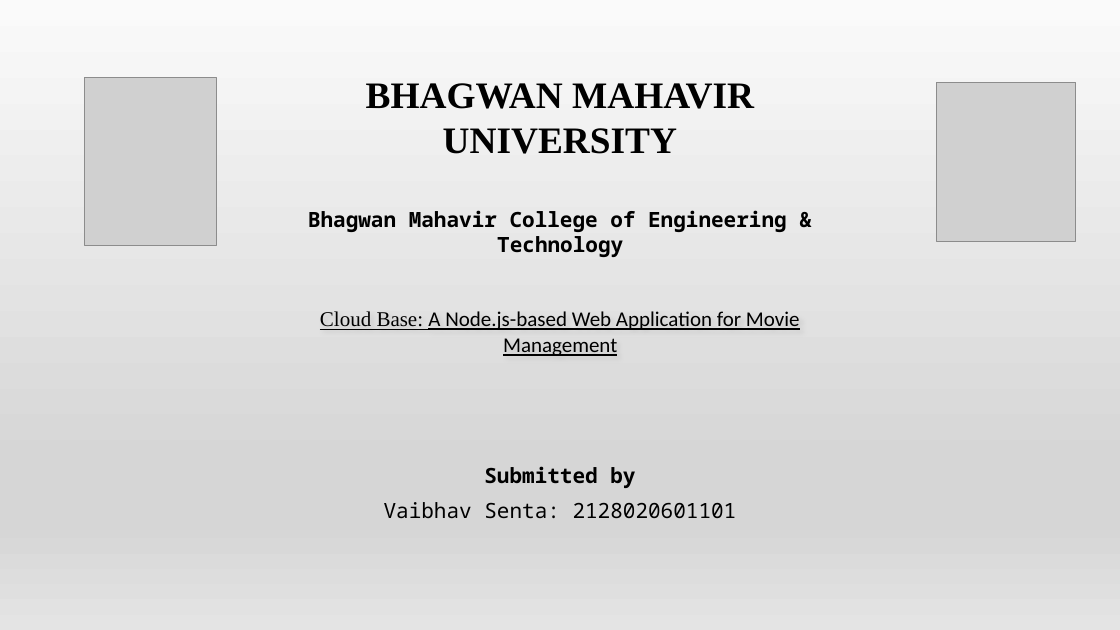
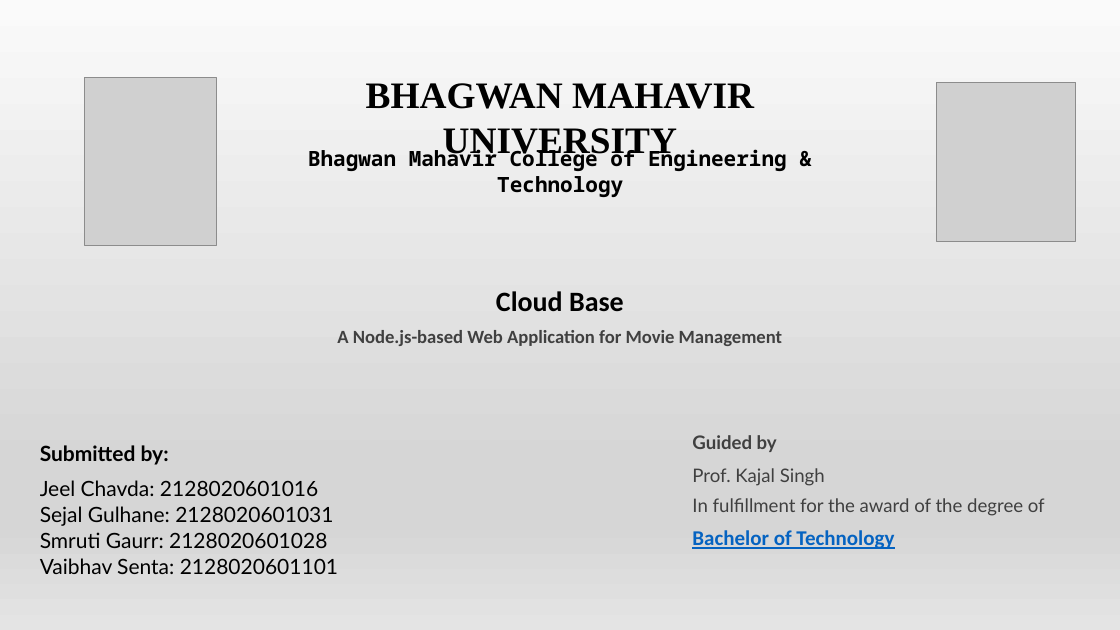
Before and after one commit to VaibhavSenta/Cloud-Base, a slide deck: slide 1 of Documentation/Vaibhav Senta - 2128020601101.pptx. Drawn at 1120x630 pixels with LibreOffice and Linux fonts; fonts in the diff are those of the drawing; grey boxes stand for pictures. Boxes give left, top, right and bottom in pixels: in the first picture for what was removed or moved away, otherwise in the second. Text is boxed around its words. In the diff, an @@ line names an element or a change of style, - is before the commit and + after.

```diff
--- a/Documentation/Vaibhav Senta - 2128020601101.pptx
+++ b/Documentation/Vaibhav Senta - 2128020601101.pptx
@@ text "Bhagwan Mahavir College of Engineering ..." rewrapped from [308,210,787,257] to [308,146,787,197] @@
@@ text "Cloud Base" at [337,291,782,346]: vertical alignment top to middle @@
@@ text at [337,291,782,346]: text changed; size 18 to 16 pt; text colour #000000 to #404040; bold on @@
-Cloud Base: A Node.js-based Web Application for Movie Management
+Cloud Base
+A Node.js-based Web Application for Movie Management
@@ text at [40,445,169,465]: text changed; font Noto Sans Mono to Lato @@
-Submitted by
+Submitted by:
@@ text added at [692,435,777,452], 16 pt, text #404040, bold @@
+Guided by
@@ text added at [692,468,1045,549], 16 pt, text #404040 @@
+Prof. Kajal Singh
+In fulfillment for the award of the degree of
+Bachelor of Technology
@@ text added at [40,480,318,496], 18 pt, text #000000 @@
+Jeel Chavda: 2128020601016
@@ text added at [40,506,333,526], 18 pt, text #000000 @@
+Sejal Gulhane: 2128020601031
@@ text added at [40,532,327,548], 18 pt, text #000000 @@
+Smruti Gaurr: 2128020601028
@@ text "Vaibhav Senta: 2128020601101": place and size @@
-text "Vaibhav Senta: 2128020601101" at [384,502,737,518]
+text "Vaibhav Senta: 2128020601101" at [40,558,338,574]
@@ text "Vaibhav Senta: 2128020601101" at [40,558,338,574]: font Noto Sans Mono to Lato; alignment centre to left @@
```
Also in this commit, not shown: 4 other slides changed, 3 slides added, 7 other files.
